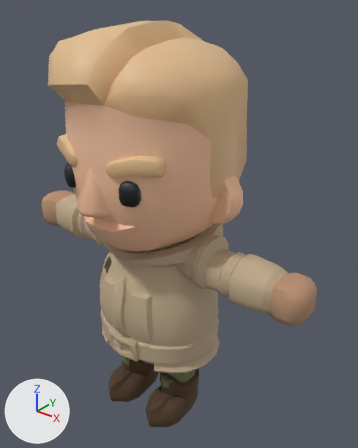
Two versions of the glTF model apps/rinne/public/simulator/assets/PROTAGONIST_VILLAGER_V1.glb, one commit apart.
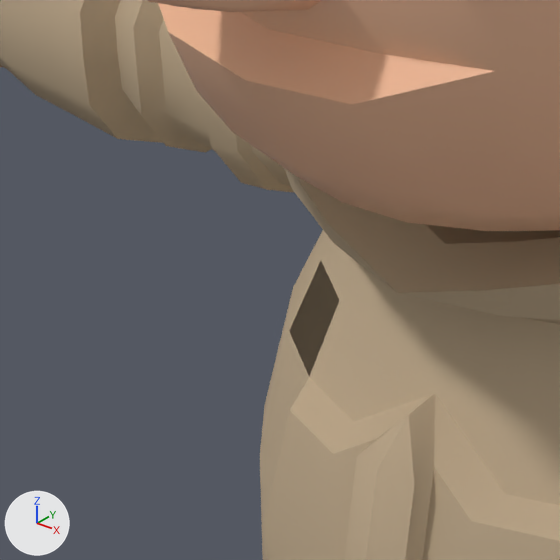
There are two pictures of each version: one whole from a camera (50 mm lens) standing at (1.361, -1.535, 1.989) and looking at (0.072, 0.076, 0.99), one close up on the part from 17% to 41% of the width and 48% to 67% of the height. The lights are fixed; the arrows at lower left show +X, +Y and +Z. The first two pictures are the older version. Vertices at exactly the same position are counted once.

Script lines for the objects in view, before the commit:
```python
me_cube_126 = bpy.data.meshes.new('Cube.126')
me_cube_126.from_pydata(...)  # 299 vertices, 594 faces; spans x -0.781..-0.042, y -0.113..0.135, z 0.784..1.021
# faces by material slot: [486, 108]
me_cube_126.materials.append(mat_protagonist_linen)  # beige #bfaa8b
me_cube_126.materials.append(mat_protagonist_skin)  # brown #b89073
me_prototypepete_body_020 = bpy.data.meshes.new('PrototypePete_body.020')
me_prototypepete_body_020.from_pydata(...)  # 489 vertices, 948 faces; spans x -0.323..0.323, y -0.294..0.31, z 0.303..1.039
me_prototypepete_body_020.materials.append(mat_protagonist_linen)  # beige #bfaa8b
me_prototypepete_head_001 = bpy.data.meshes.new('PrototypePete_head.001')
me_prototypepete_head_001.from_pydata(...)  # 527 vertices, 956 faces; spans x -0.437..0.437, y -0.427..0.39, z 0.977..1.86
me_prototypepete_head_001.materials.append(mat_knight_texture)  # picture img_knight_texture
ob_protagonist_knightpart_armright = bpy.data.objects.new('Protagonist_KnightPart_ArmRight', me_cube_126)
ob_protagonist_knightpart_armright.location = (0.0, 0.0, 0.0)
ob_protagonist_knightpart_body = bpy.data.objects.new('Protagonist_KnightPart_Body', me_prototypepete_body_020)
ob_protagonist_knightpart_body.location = (0.0, 0.0, 0.0)
ob_protagonist_knightpart_head = bpy.data.objects.new('Protagonist_KnightPart_Head', me_prototypepete_head_001)
ob_protagonist_knightpart_head.location = (0.0, 0.0, 0.0)
```
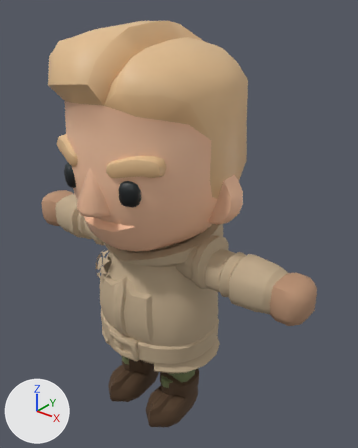
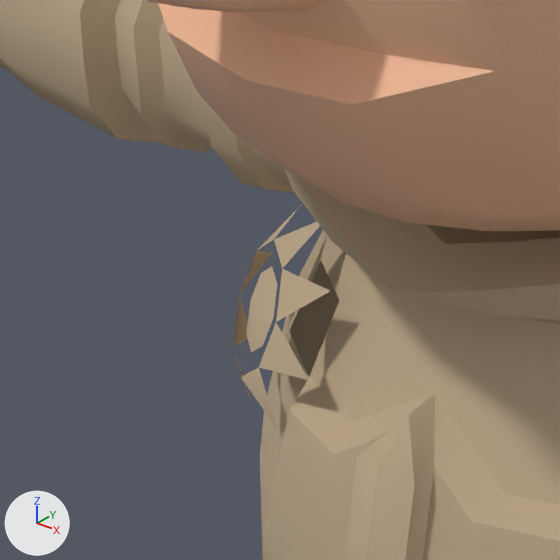
Commit message: build(characters): generate protagonist.villager.v1 DCC assets

What differs and where, as boxes (x1, y1, x2, y2) in the close-ups (560 x 560 px):
'Protagonist_KnightPart_Body', reshaped
    before: (260, 168, 560, 560)
    after: (233, 168, 560, 560)
part 1 of me_prototypepete_body_020, added (beige)
    after: (233, 203, 330, 428)
part 2 of me_prototypepete_body_020, added (beige)
    after: (246, 266, 277, 352)

The change in detail:
me_prototypepete_body_020 is used by ob_protagonist_knightpart_body; location (0.0, 0.0, 0.0).
Verts and faces of me_prototypepete_body_020; kept vertices keep their numbers, new ones are numbered from 489.
me_prototypepete_body_020 had 489 vertices, 948 faces and spanned x -0.323..0.323, y -0.294..0.31, z 0.303..1.039.
me_prototypepete_body_020 now has 514 vertices, 964 faces and spans x -0.323..0.323, y -0.294..0.31, z 0.303..1.039.
me_prototypepete_body_020 part 1: a new loose piece of 16 vertices spanning x -0.238..-0.1, y -0.233..-0.132, z 0.727..0.883, in mat_protagonist_linen (beige #bfaa8b).
Part 2, on me_prototypepete_body_020:
New vertex 489 is at (-0.162, -0.198, 0.84), pixel (277, 284).
New vertex 490 is at (-0.153, -0.212, 0.822), pixel (273, 317).
New vertex 491 is at (-0.159, -0.219, 0.8), pixel (262, 346).
New vertex 492 is at (-0.178, -0.213, 0.785), pixel (251, 352).
New vertex 493 is at (-0.198, -0.199, 0.786), pixel (246, 333).
New vertex 494 is at (-0.208, -0.185, 0.804), pixel (250, 300).
New vertex 495 is at (-0.201, -0.178, 0.827), pixel (260, 272).
New vertex 496 is at (-0.182, -0.184, 0.841), pixel (272, 265).
New vertex 497 is at (-0.184, -0.204, 0.816), pixel (252, 307).
New faces: (494, 497, 495), (492, 497, 493), (490, 497, 491), (495, 497, 496), (493, 497, 494), (491, 497, 492).
New faces: (489, 497, 490), (489, 496, 497).
